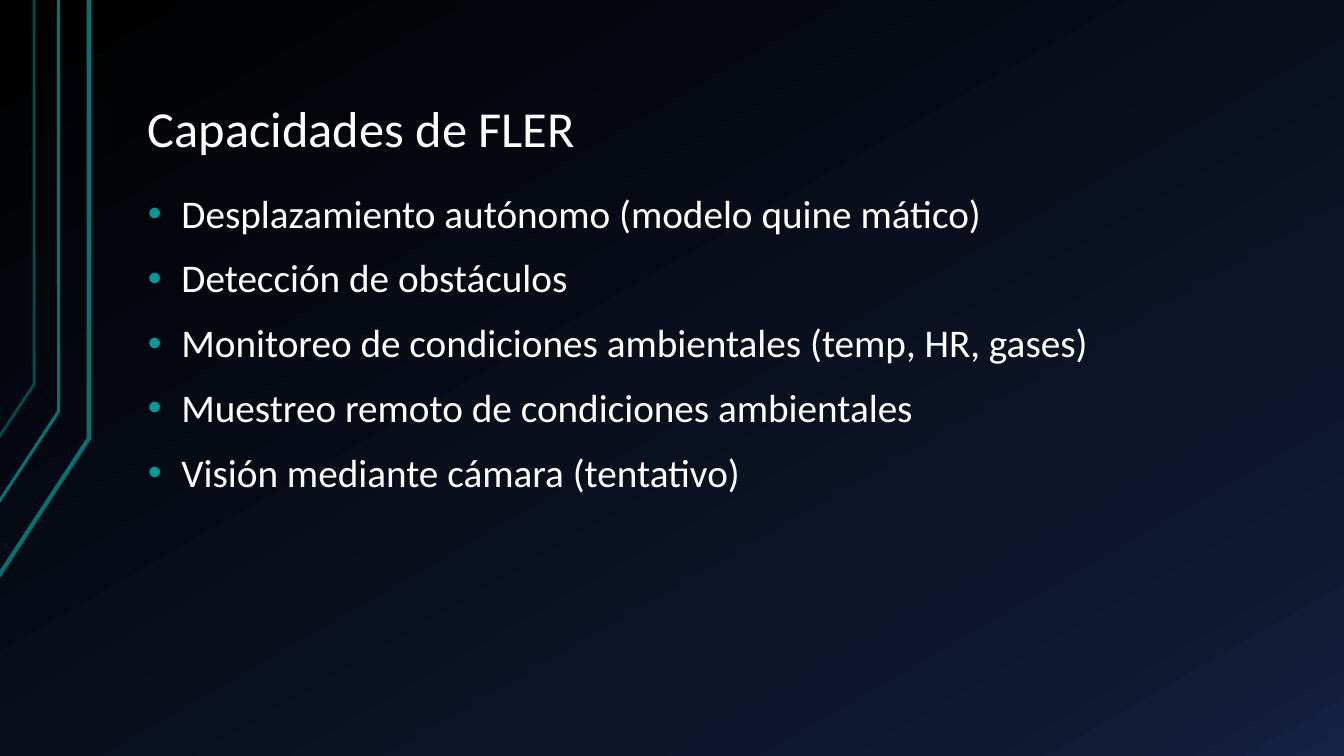
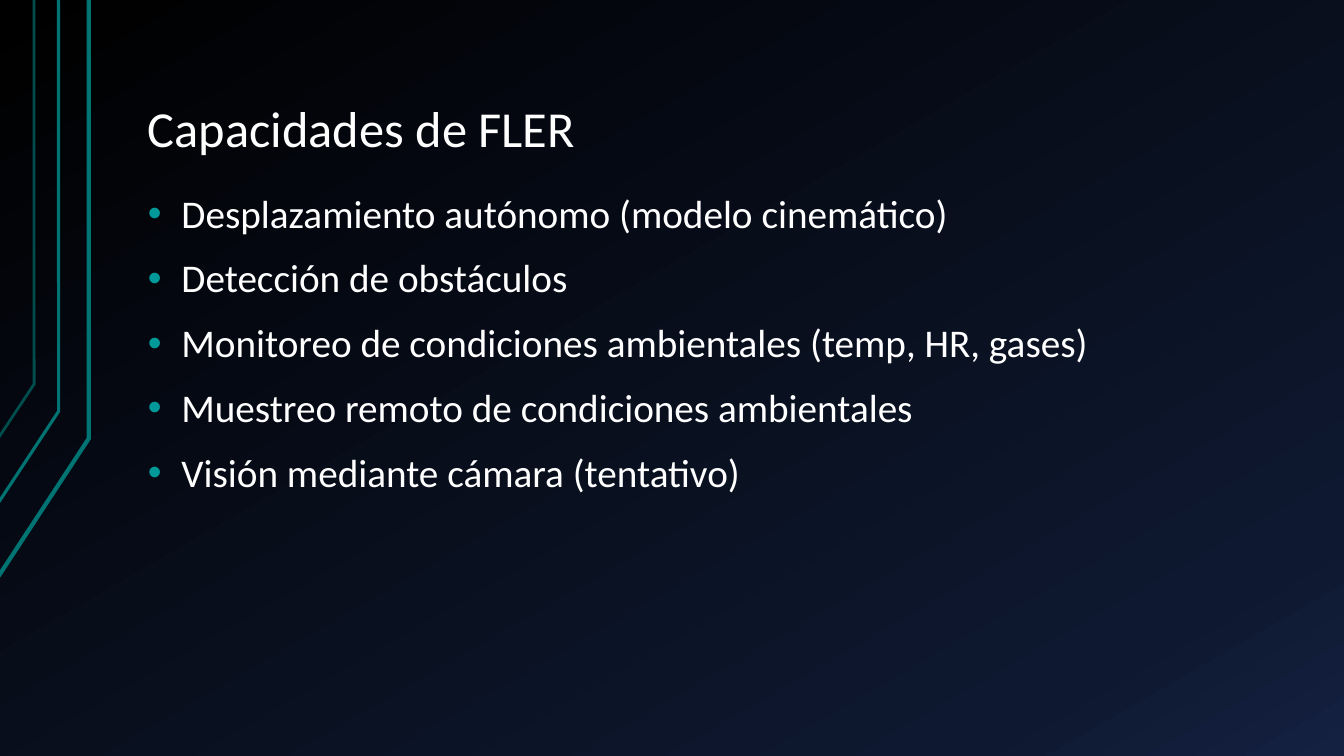
Before and after one commit to harrylisby/FLER, a slide deck: slide 4 of ppt_FLER.pptx. Drawn at 1344x756 pixels with LibreOffice and Linux fonts; fonts in the diff are those of the drawing. Boxes give left, top, right and bottom in pixels: in the first picture for what was removed or moved away, otherwise in the second. Text is boxed around its words. In the diff, an @@ line names an element or a change of style, - is before the commit and + after.

```diff
--- a/ppt_FLER.pptx
+++ b/ppt_FLER.pptx
@@ text at (181,199,948,235): text changed @@
-• Desplazamiento autónomo (modelo quine mático)
+• Desplazamiento autónomo (modelo cinemático)
```
Also in this commit, not shown: 5 other slides changed, 2 slides added.
